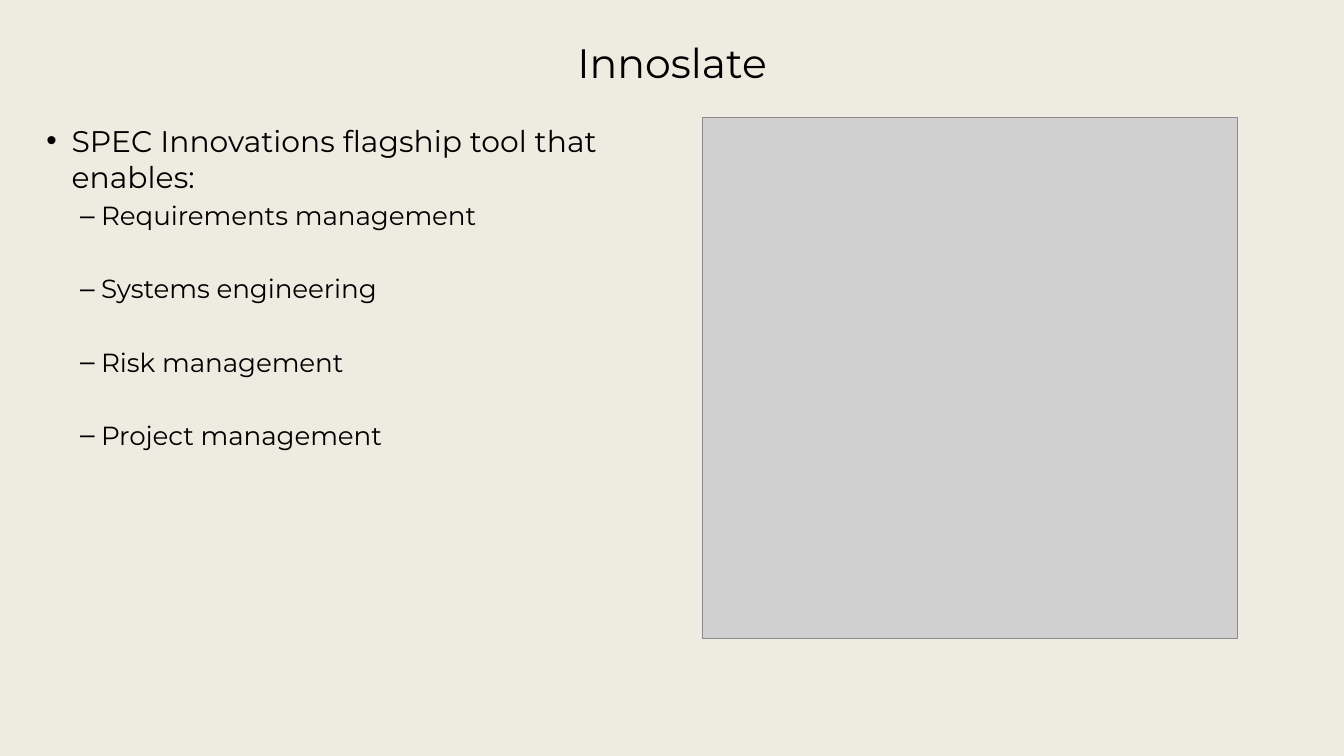
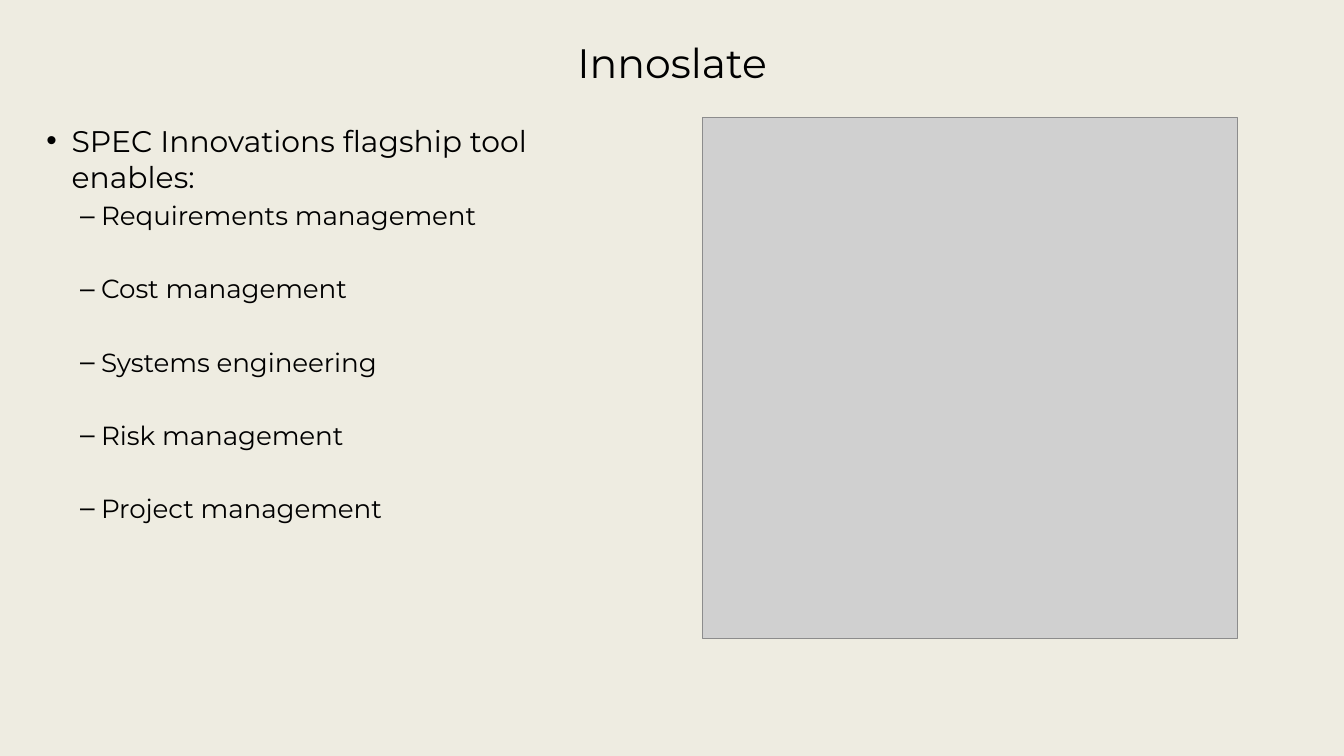
Before and after one commit to srudder16/Lifecycle_Modeling, a slide deck: slide 27 of 2025_WSRC/2026 WSRC Tutorial - 1.pptx. Drawn at 1344x756 pixels with LibreOffice and Linux fonts; fonts in the diff are those of the drawing; grey boxes stand for pictures; background and template pictures are left out. Boxes give left, top, right and bottom in pixels: in the first picture for what was removed or moved away, otherwise in the second. Text is boxed around its words. In the diff, an @@ line names an element or a change of style, - is before the commit and + after.

```diff
--- a/2025_WSRC/2026 WSRC Tutorial - 1.pptx
+++ b/2025_WSRC/2026 WSRC Tutorial - 1.pptx
@@ text at [72, 129, 527, 188]: text changed @@
-• SPEC Innovations flagship tool that enables:
+• SPEC Innovations flagship tool enables:
@@ text at [101, 279, 347, 304]: paragraph added @@
+  – Cost management
```
Also in this commit, not shown: 17 other slides changed, 1 slide added, 1 slide removed.
